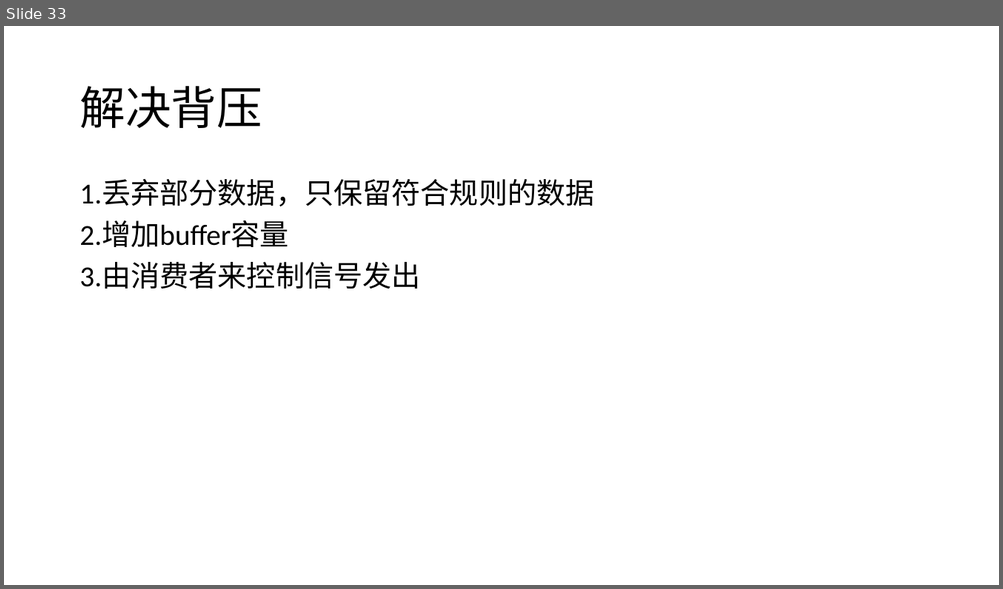
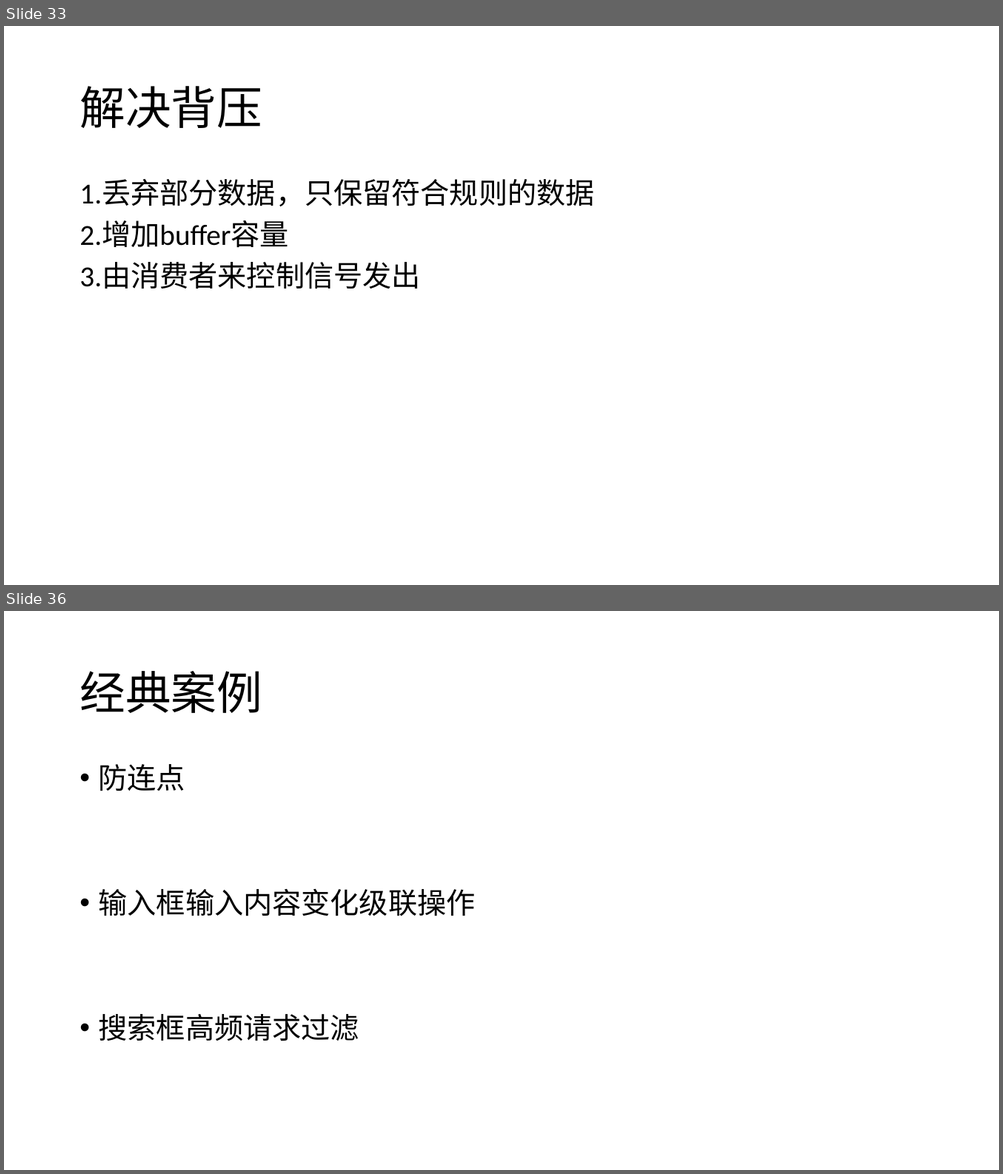
Before and after one commit to CyrusCeasar/rxjava_demo, a slide deck: res/rxJava.pptx. Shown one above the other, each under a label of ours: slide 33 before the commit, slides 33 and 36 after it; the slides between them are not shown. The pictures are 1003x589 and 1003x1174 pixels, drawn with LibreOffice and Linux fonts; fonts in the diff are those of the drawing. Boxes give left, top, right and bottom in pixels: in the first picture for what was removed or moved away, otherwise in the second. Text is boxed around its words. In the diff, an @@ line names an element or a change of style, - is before the commit and + after.

```diff
--- a/res/rxJava.pptx
+++ b/res/rxJava.pptx
@@ slide 36 added at (4, 611, 999, 1170), background #FFFFFF @@
@@ title added at (79, 671, 262, 713), 44 pt, text #000000 @@
+经典案例
@@ text added at (99, 764, 475, 1042), 28 pt, text #000000 @@
+• 防连点
+• 输入框输入内容变化级联操作
+• 搜索框高频请求过滤
```
Also in this commit, not shown: 5 other slides added.
